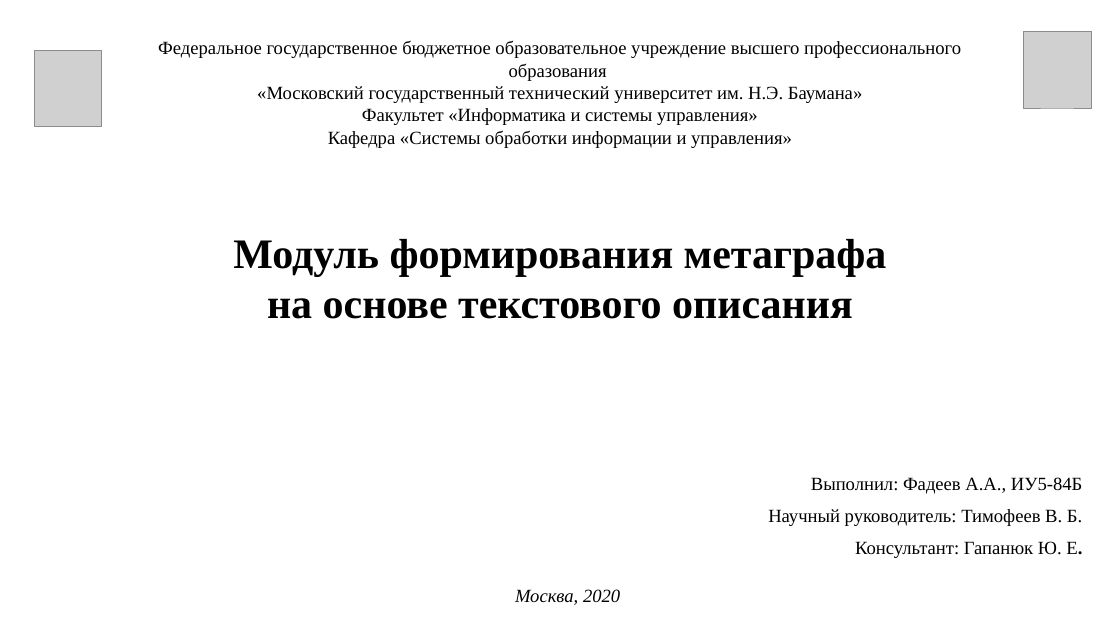
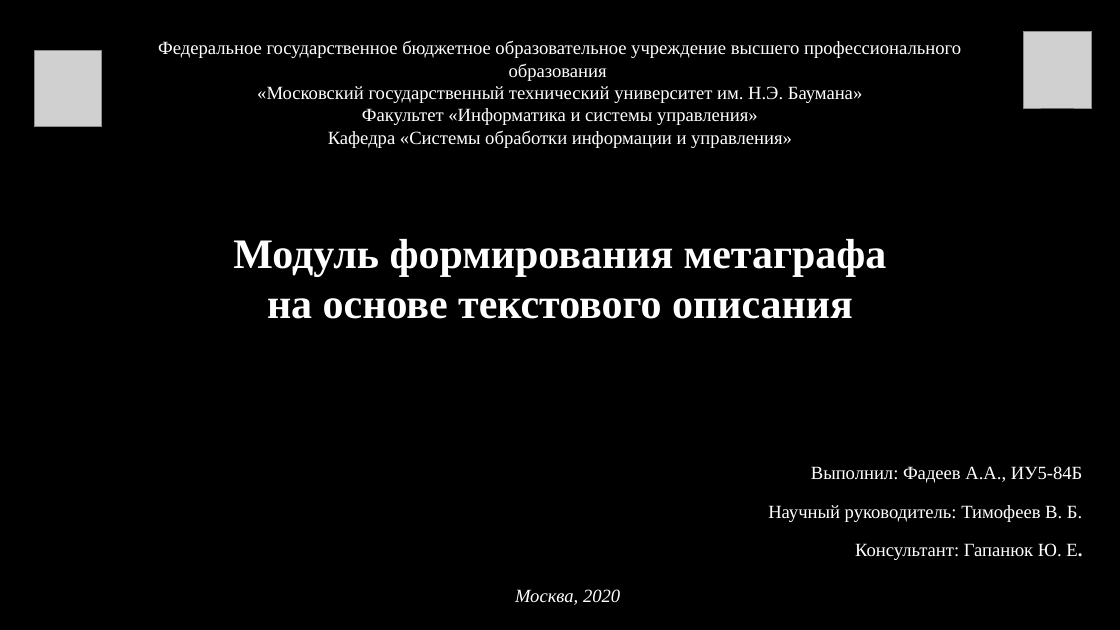
Before and after one commit to DMfananddu/Diploma, a slide deck: slide 1 of Защита диплома.pptx. Drawn at 1120x630 pixels with LibreOffice and Linux fonts; fonts in the diff are those of the drawing; grey boxes stand for pictures; background and template pictures are left out. Boxes give left, top, right and bottom in pixels: in the first picture for what was removed or moved away, otherwise in the second. Text is boxed around its words. In the diff, an @@ line names an element or a change of style, - is before the commit and + after.

```diff
--- a/Защита диплома.pptx
+++ b/Защита диплома.pptx
@@ background #FFFFFF to picture (left out) @@
@@ text "Федеральное государственное бюджетное образовательное учрежд ..." at [158, 40, 961, 319]: text colour #000000 to #FFFFFF @@
@@ subtitle "Выполнил: Фадеев А.А., ИУ5-84Б": place and size @@
-subtitle "Выполнил: Фадеев А.А., ИУ5-84Б" at [768, 477, 1082, 558]
+subtitle "Выполнил: Фадеев А.А., ИУ5-84Б" at [768, 466, 1082, 560]
@@ subtitle "Выполнил: Фадеев А.А., ИУ5-84Б" at [768, 466, 1082, 560]: text colour #000000 to #FFFFFF; line spacing 0.9 to 1.2 @@
@@ text "Москва, 2020" at [515, 589, 620, 605]: text colour #000000 to #FFFFFF @@
```
Also in this commit, not shown: 13 other slides changed, 1 slide added, 1 slide removed.
